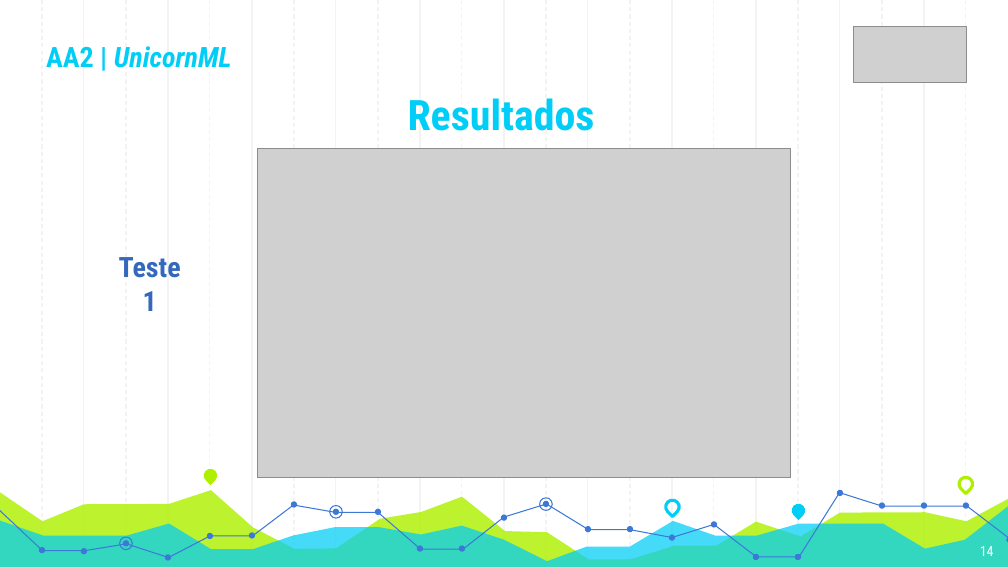
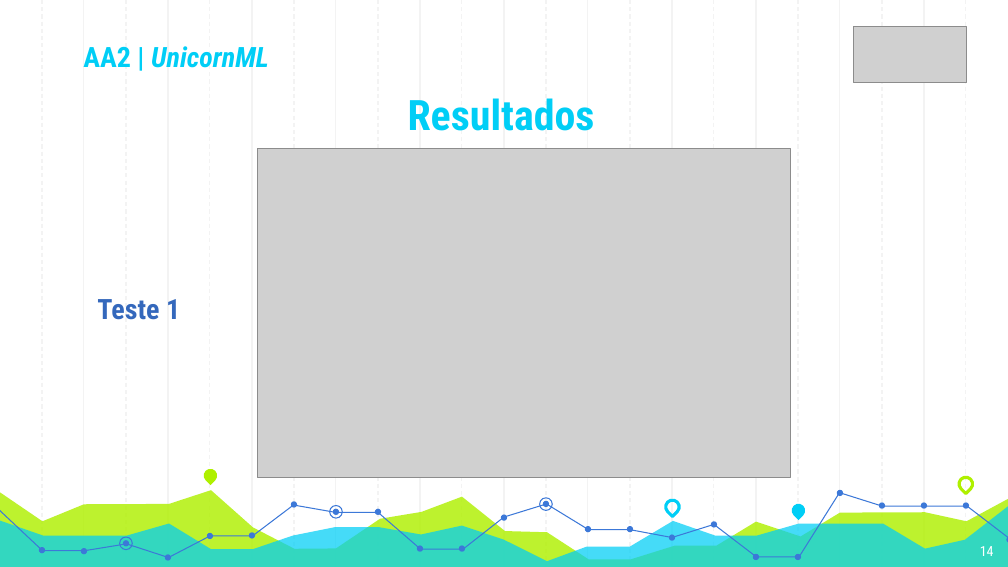
Before and after one commit to Nelson198/AA2, a slide deck: slide 14 of Presentation/Presentation.pptx. Drawn at 1008x567 pixels with LibreOffice and Linux fonts; fonts in the diff are those of the drawing; grey boxes stand for pictures. Boxes give left, top, right and bottom in pixels: in the first picture for what was removed or moved away, otherwise in the second. Text is boxed around its words. In the diff, an @@ line names an element or a change of style, - is before the commit and + after.

Commit message:
#87 Commit: PPT

```diff
--- a/Presentation/Presentation.pptx
+++ b/Presentation/Presentation.pptx
@@ text "AA2 | UnicornML": place and size @@
-text "AA2 | UnicornML" at <box>46,46,232,68</box>
+text "AA2 | UnicornML" at <box>83,46,269,68</box>
@@ title "Teste 1" rewrapped from <box>119,257,181,311</box> to <box>97,299,180,320</box> @@
```
Also in this commit, not shown: 13 other slides changed.
